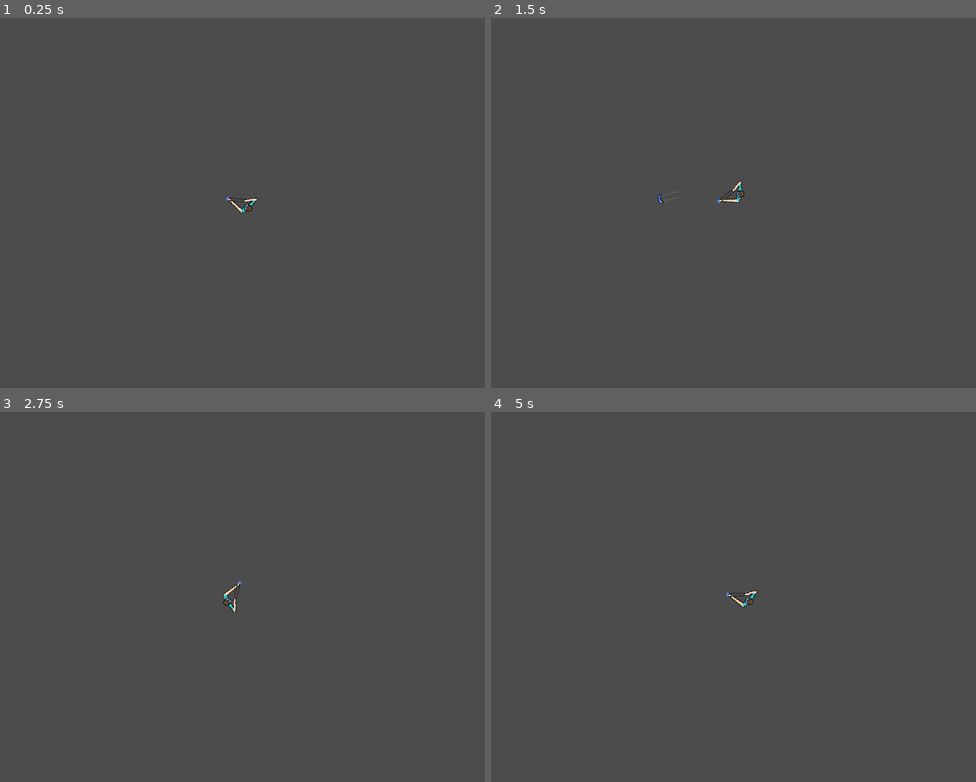
Above: before the commit, frames 1-4 (two rows, left to right).
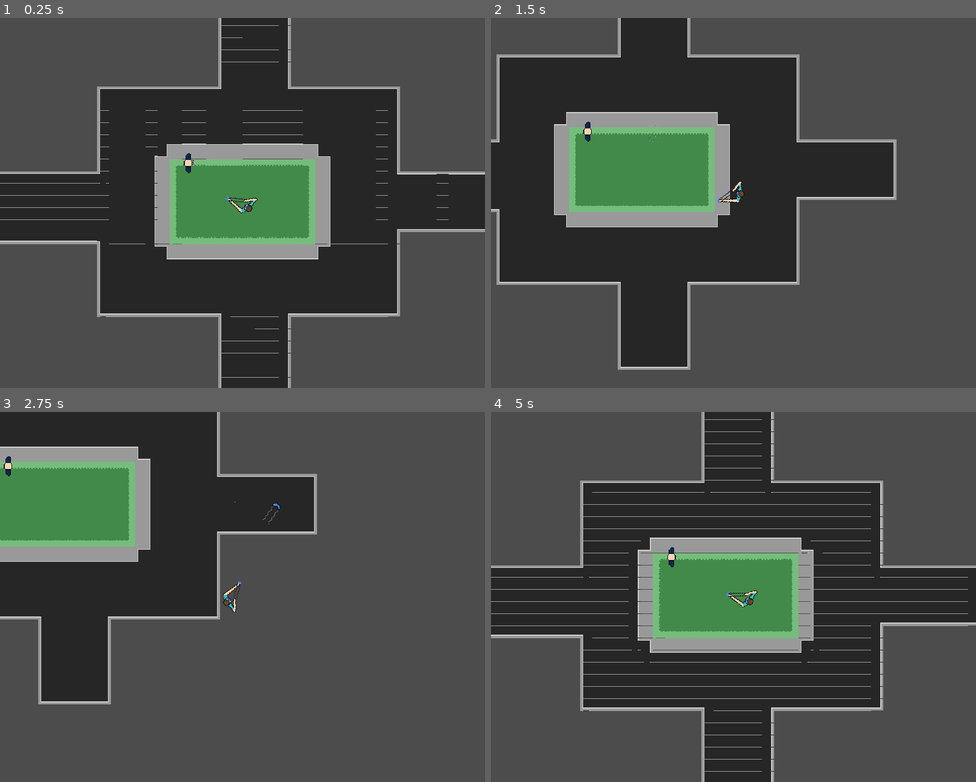
Above: after the commit, the same moments.

Repository: MCluck90/get-masked-open-jam-2020
Game: Godot game, scene res://Levels/TestLevel.tscn
The game is run twice, just before and just after one commit, with the same random seed, the same clock (stepped at 60 frames per second) and the same inputs. Before the commit the project starts from res://Player/Player.tscn.
Inputs (mouse positions are in pixels of both pictures, inside the frame that each line leads up to):
- Up to frame 1 (0.25 s): no input
- Up to frame 2 (1.5 s): tap Enter at 0.5 s; move the mouse to (840, 184) at 0.52 s; hold D (move_right) 0.53-1.28 s; hold Space (shoot) 0.53-1.28 s; move the mouse to (636, 221) at 1.27 s; hold S (move_down) from 1.28 s (still down); tap Space (shoot) at 1.35 s
- Up to frame 3 (2.75 s): move the mouse to (291, 515) at 2.02 s; release S (move_down) at 2.03 s; hold D (move_right) from 2.03 s (still down); hold Space (shoot) from 2.03 s (still down)
- Up to frame 4 (5 s): move the mouse to (709, 671) at 2.77 s; release D (move_right) at 2.78 s; release Space (shoot) at 2.78 s; hold W (move_up) 2.78-3.53 s; tap Space (shoot) at 2.85, 4.35 s; move the mouse to (879, 652) at 3.52 s; hold Space (shoot) 3.53-4.28 s; hold A (move_left) from 3.53 s (still down); move the mouse to (588, 541) at 4.27 s

The runs differ from the first frame. In frame 1, 51% of the frame differs, in the area x 0-100%, y 0-100%; in frame 2, 47%; in frame 3, 32%; in frame 4, 51%.

Commit message:
Can put masks on covidiots

Diff:
--- a/game/Covidiot/Covidiot.gd
+++ b/game/Covidiot/Covidiot.gd
@@ -8,9 +8,12 @@
 onready var breathing_collider = $Breathing/Collider
 onready var cough_particles = $Cough/Particles
 onready var cough_collider = $Cough/Collider
+onready var cough_timer = $Cough/Timer
+onready var sprite = $Sprite
 
 var rng = RandomNumberGenerator.new()
 var breath_state = BreathState.BREATHING
+var is_wearing_a_mask = false
 
 func _ready():
 	rng.randomize()
@@ -27,6 +30,11 @@
 	breathing_collider.disabled = !breathing_particles.emitting
 	cough_collider.disabled = !cough_particles.emitting
 
+	if is_wearing_a_mask:
+		$Breathing.visible = breathing_particles.emitting
+		$Cough.visible = cough_particles.emitting
+
+
 func _on_CoughTimer_timeout():
 	if cough_particles.emitting:
 		return
@@ -34,3 +42,10 @@
 	$Cough.visible = !$Cough.visible
 	if $Cough.visible:
 		cough_particles.restart()
+
+func on_mask_hit():
+	breathing_particles.one_shot = true
+	cough_timer.stop()
+
+	sprite.frame = 1
+	is_wearing_a_mask = true
--- a/game/Covidiot/Covidiot.tscn
+++ b/game/Covidiot/Covidiot.tscn
@@ -45,6 +45,7 @@
 polygon = PoolVector2Array( 0, -4, 0, 4, 16, 16, 16, -16 )
 
 [node name="Cough" type="Area2D" parent="."]
+visible = false
 
 [node name="Particles" type="CPUParticles2D" parent="Cough"]
 position = Vector2( 8, 0 )
@@ -69,4 +70,5 @@
 [node name="Sprite" type="Sprite" parent="."]
 scale = Vector2( 1, 1 )
 texture = ExtResource( 1 )
+hframes = 2
 [connection signal="timeout" from="Cough/Timer" to="." method="_on_CoughTimer_timeout"]
--- /dev/null
+++ b/game/Levels/TestLevel.tscn
@@ -0,0 +1,9 @@
+[gd_scene load_steps=3 format=2]
+
+[ext_resource path="res://Levels/BaseLevel.tscn" type="PackedScene" id=1]
+[ext_resource path="res://Covidiot/Covidiot.tscn" type="PackedScene" id=2]
+
+[node name="TestLevel" instance=ExtResource( 1 )]
+
+[node name="Covidiot" parent="." index="2" instance=ExtResource( 2 )]
+position = Vector2( 88.6696, 69.5374 )
--- a/game/Mask/Mask.gd
+++ b/game/Mask/Mask.gd
@@ -11,3 +11,8 @@
 	position += transform.x * speed * delta
 	if start_position.distance_to(position) >= max_distance:
 		queue_free()
+
+func _on_body_entered(body):
+	if body.has_method("on_mask_hit"):
+		body.on_mask_hit()
+	queue_free()
--- a/game/Mask/Mask.tscn
+++ b/game/Mask/Mask.tscn
@@ -8,7 +8,7 @@
 
 [node name="Mask" type="Area2D"]
 collision_layer = 2
-collision_mask = 0
+collision_mask = 2
 script = ExtResource( 2 )
 
 [node name="Sprite" type="Sprite" parent="."]
@@ -18,3 +18,4 @@
 [node name="CollisionShape2D" type="CollisionShape2D" parent="."]
 position = Vector2( 10.0205, 0.0496063 )
 shape = SubResource( 1 )
+[connection signal="body_entered" from="." to="." method="_on_body_entered"]
--- a/game/Player/Player.gd
+++ b/game/Player/Player.gd
@@ -9,9 +9,9 @@
 const CAMERA_LEAD = 5.0
 
 var motion = Vector2.ZERO
-onready var camera = $Camera2D
 onready var camera_target = $CameraTarget
 onready var fire_point = $FirePoint
+onready var shot_timer = $ShotTimer
 
 func _physics_process(delta):
 	if Input.is_action_just_pressed("exit"):
@@ -20,7 +20,7 @@
 	point_at_mouse()
 	move(delta)
 	move_camera()
-	if Input.is_action_just_pressed("shoot"):
+	if Input.is_action_pressed("shoot") && shot_timer.time_left == 0:
 		shoot()
 
 func get_input_vector():
@@ -62,3 +62,4 @@
 	var mask = Mask.instance()
 	mask.transform = transform
 	get_tree().root.add_child(mask)
+	shot_timer.start()
--- a/game/Player/Player.tscn
+++ b/game/Player/Player.tscn
@@ -30,3 +30,7 @@
 
 [node name="Camera2D" type="Camera2D" parent="CameraTarget"]
 current = true
+
+[node name="ShotTimer" type="Timer" parent="."]
+wait_time = 0.5
+one_shot = true
--- a/game/project.godot
+++ b/game/project.godot
@@ -16,7 +16,7 @@
 [application]
 
 config/name="Get Masked"
-run/main_scene="res://Player/Player.tscn"
+run/main_scene="res://Levels/TestLevel.tscn"
 config/icon="res://icon.png"
 
 [autoload]
Binary file changed: game/assets/covidiots/covidiot-1.png
Not shown, changed: assets/covidiots/covidiot-1.aseprite
